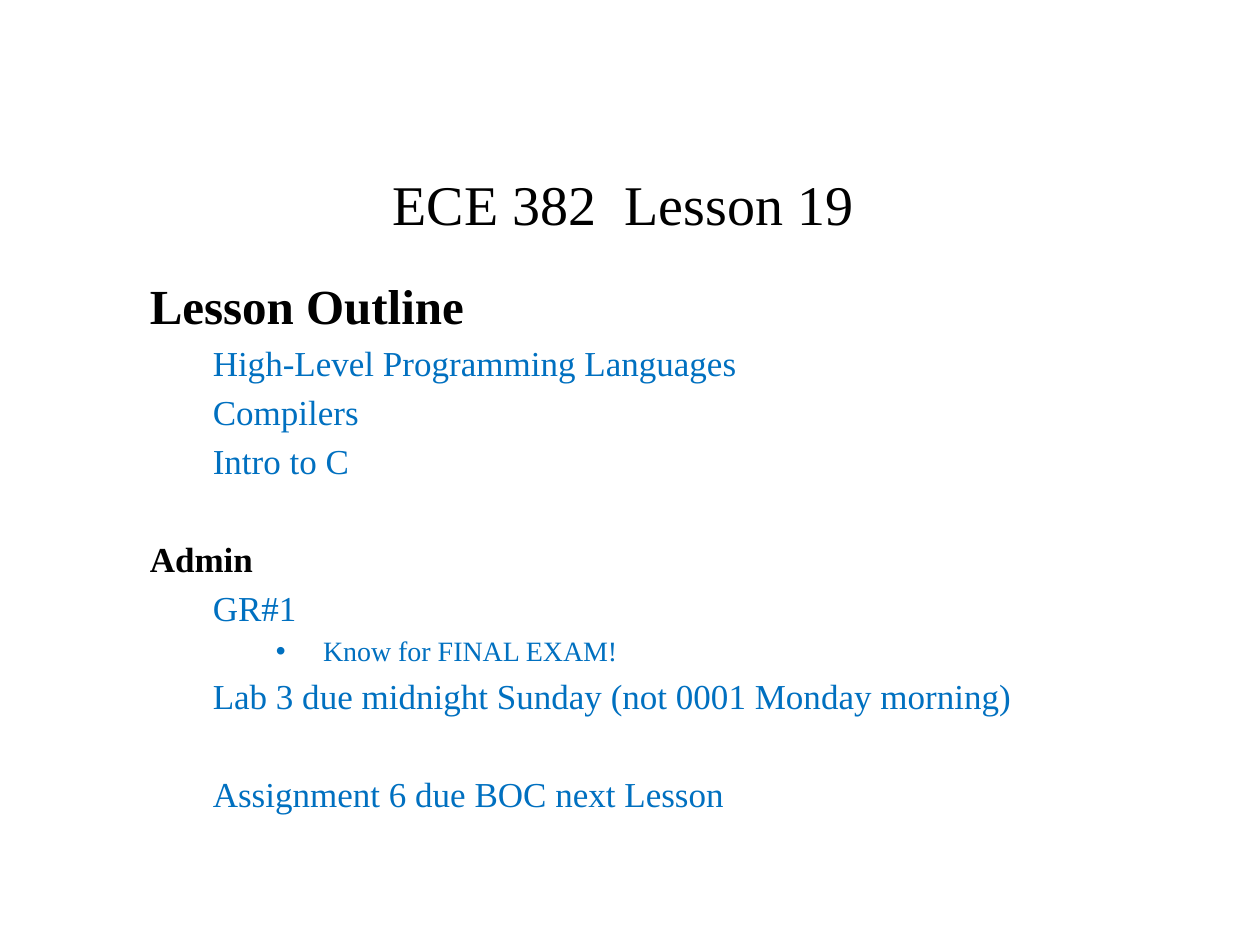
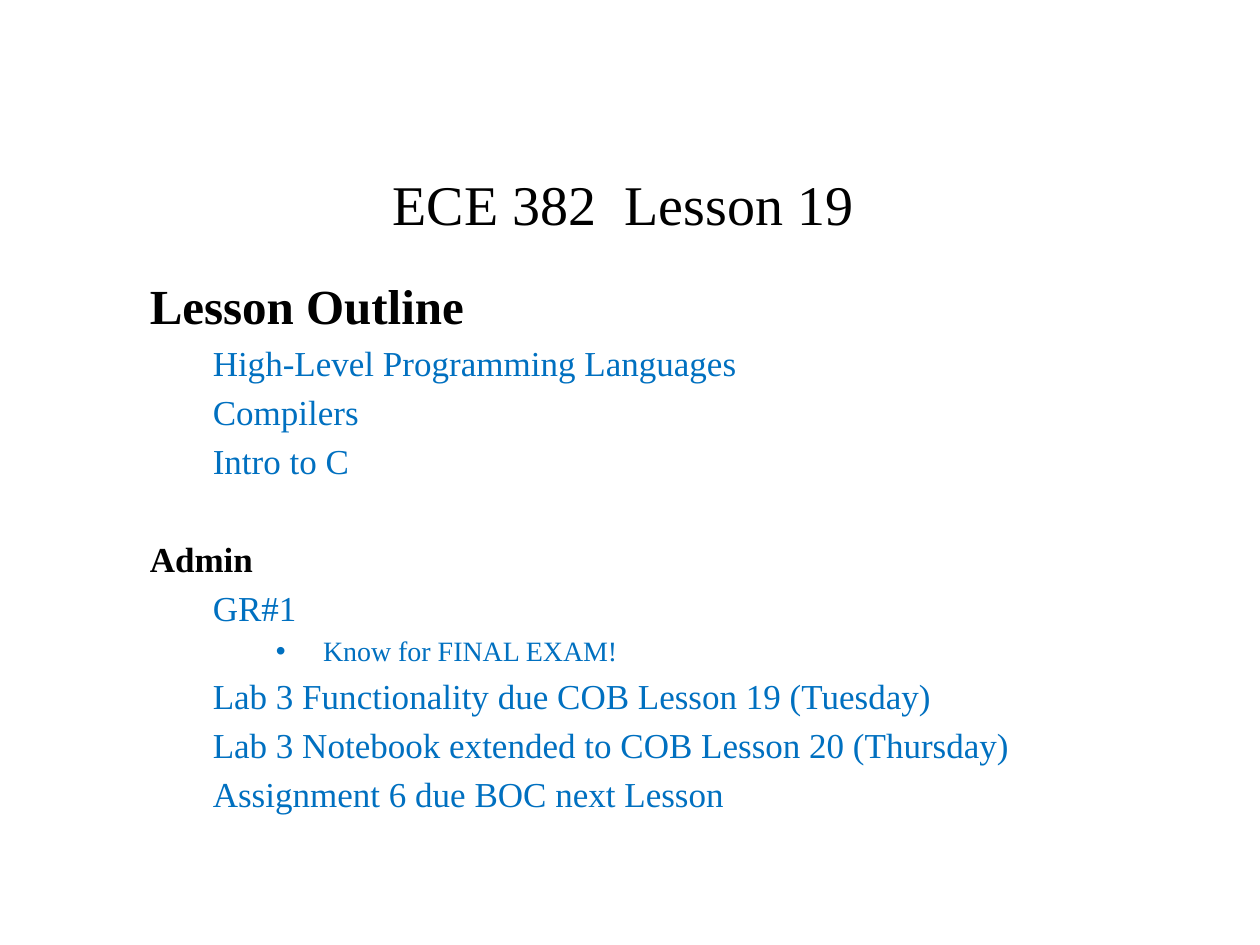
Before and after one commit to pw4rn3r/ECE382, a slide deck: slide 1 of notes/L19/Lsn19.pptx. Drawn at 1260x945 pixels with LibreOffice and Linux fonts; fonts in the diff are those of the drawing. Boxes give left, top, right and bottom in pixels: in the first picture for what was removed or moved away, otherwise in the second. Text is boxed around its words. In the diff, an @@ line names an element or a change of style, - is before the commit and + after.

```diff
--- a/notes/L19/Lsn19.pptx
+++ b/notes/L19/Lsn19.pptx
@@ subtitle at <box>213,684,1009,765</box>: text changed @@
-  Lab 3 due midnight Sunday (not 0001 Monday morning)
+  Lab 3 Functionality due COB Lesson 19 (Tuesday)
+  Lab 3 Notebook extended to COB Lesson 20 (Thursday)
```
Also in this commit, not shown: 1 other slide changed, 3 slides added.
